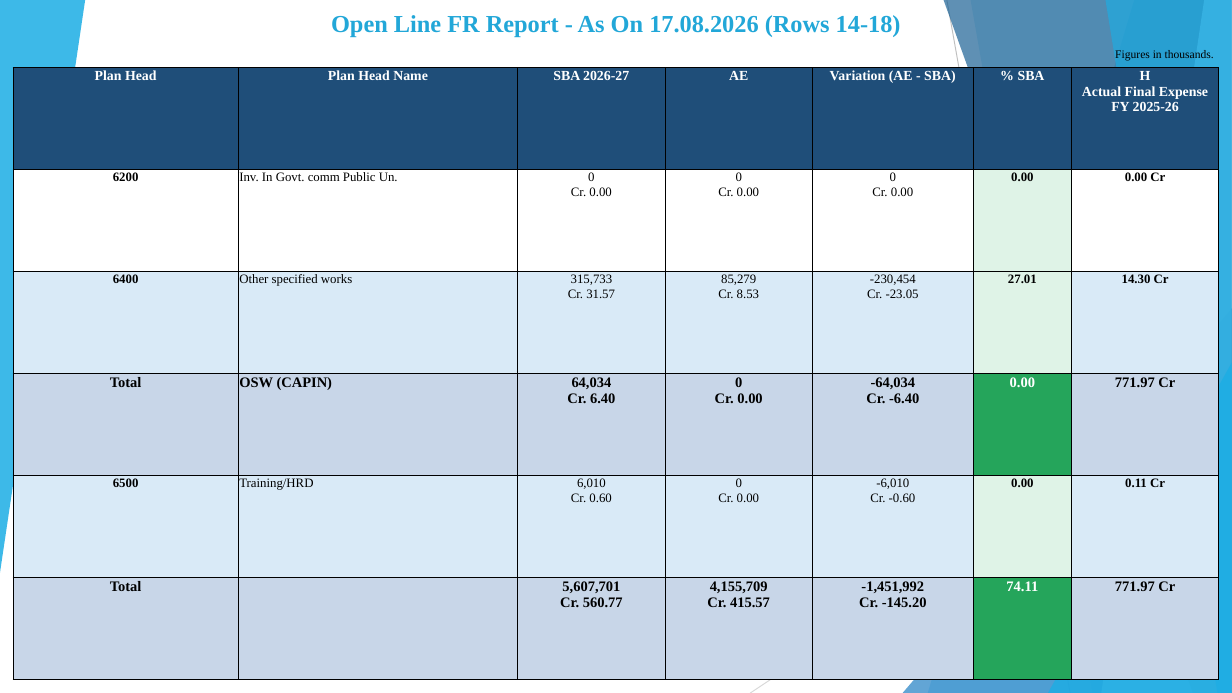
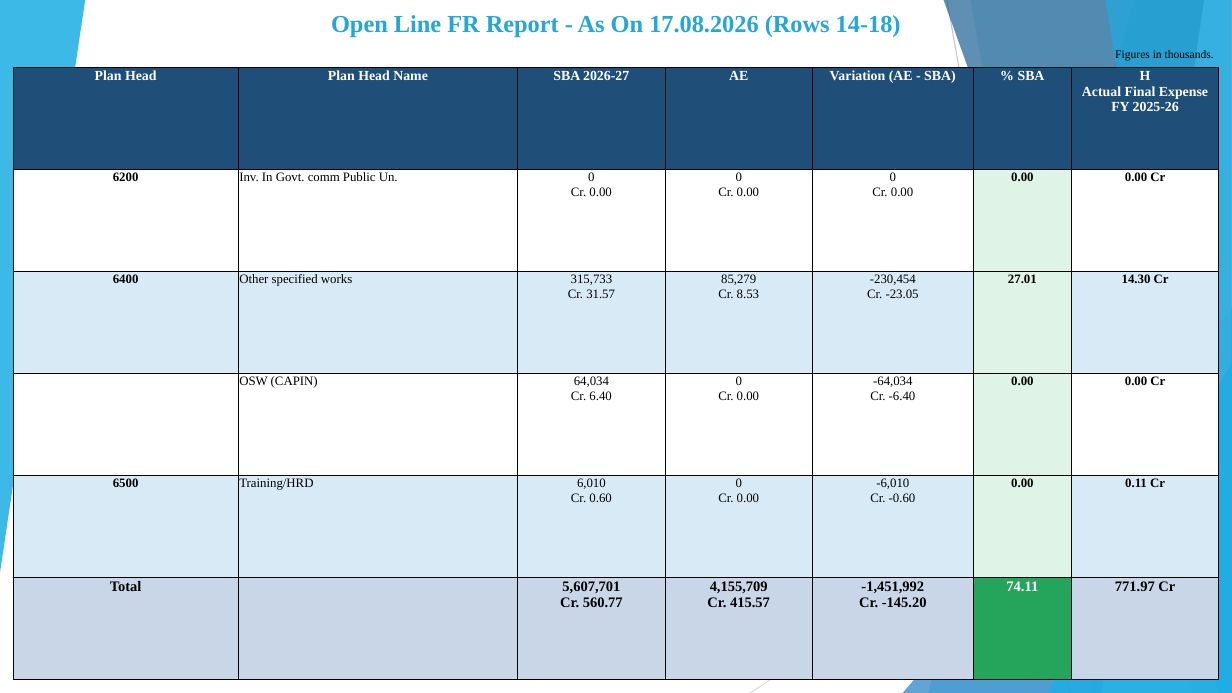
Before and after one commit to girishtiwari007/MB-BUDGET, a slide deck: slide 6 of exports/Moradabad_Division_DRM_Budget_FR_Analysis_H_Till_JUL_2025_Actual.pptx. Drawn at 1232x693 pixels with LibreOffice and Linux fonts; fonts in the diff are those of the drawing. Boxes give left, top, right and bottom in pixels: in the first picture for what was removed or moved away, otherwise in the second. Text is boxed around its words. In the diff, an @@ line names an element or a change of style, - is before the commit and + after.

```diff
--- a/exports/Moradabad_Division_DRM_Budget_FR_Analysis_H_Till_JUL_2025_Actual.pptx
+++ b/exports/Moradabad_Division_DRM_Budget_FR_Analysis_H_Till_JUL_2025_Actual.pptx
@@ table at bbox=[13, 67, 1218, 680] @@
-row 4, column 1: Total
+row 4, column 1: 
-row 4, column 7: 771.97 Cr
+row 4, column 7: 0.00 Cr
@@ fill #C8D6E8 to #FFFFFF in 6 cells @@
@@ fill #25A55B to #DFF3E7 in row 4, column 6 @@
@@ size 11.3 to 10 pt in "OSW (CAPIN)", "64,034 Cr. 6.40", "0 Cr. 0.00", "-64,034 Cr. -6.40" and 1 more places @@
@@ bold off in "OSW (CAPIN)", "64,034 Cr. 6.40", "0 Cr. 0.00", "-64,034 Cr. -6.40" @@
@@ text colour #FFFFFF to #000000 in "0.00" @@
```
Also in this commit, not shown: 8 other files.
